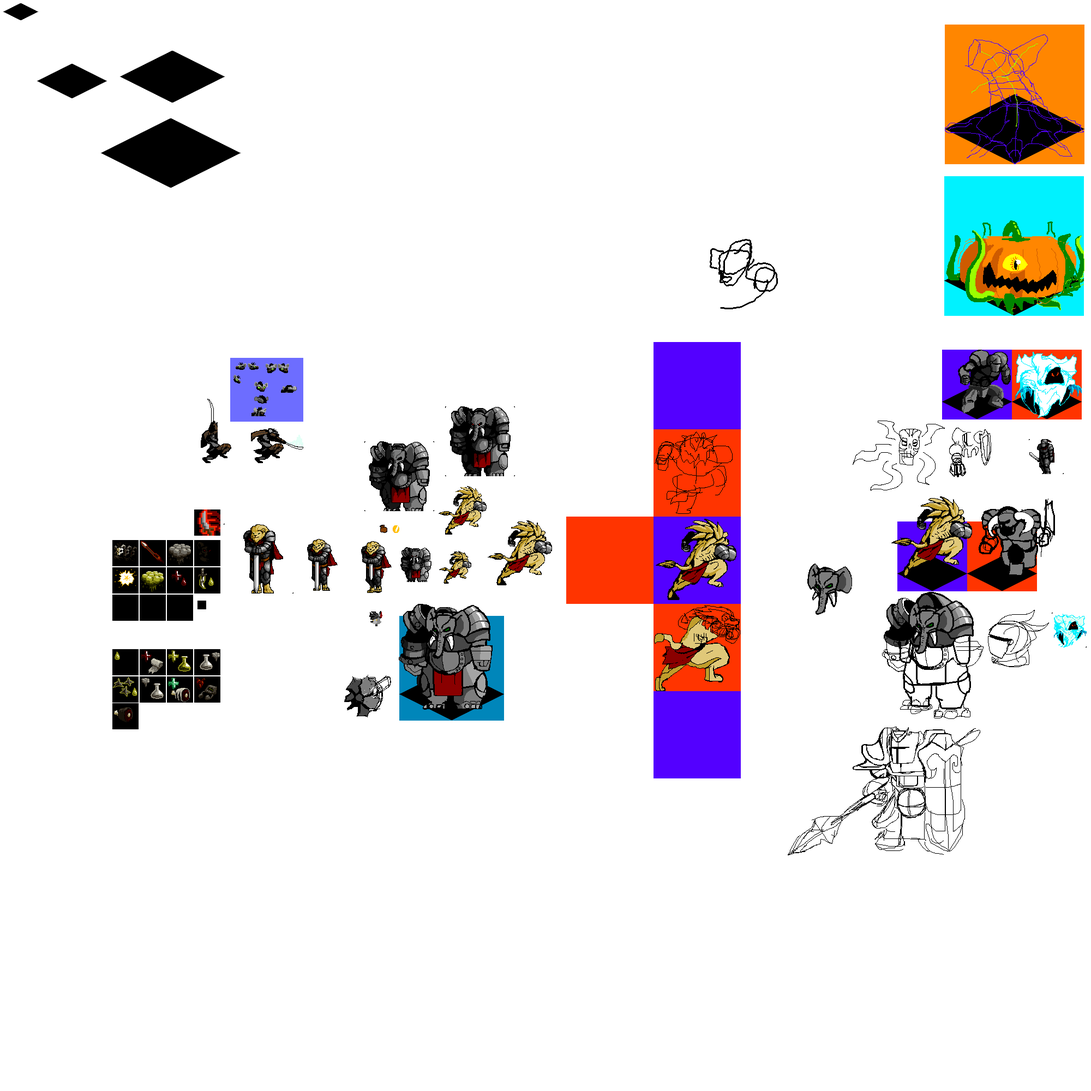
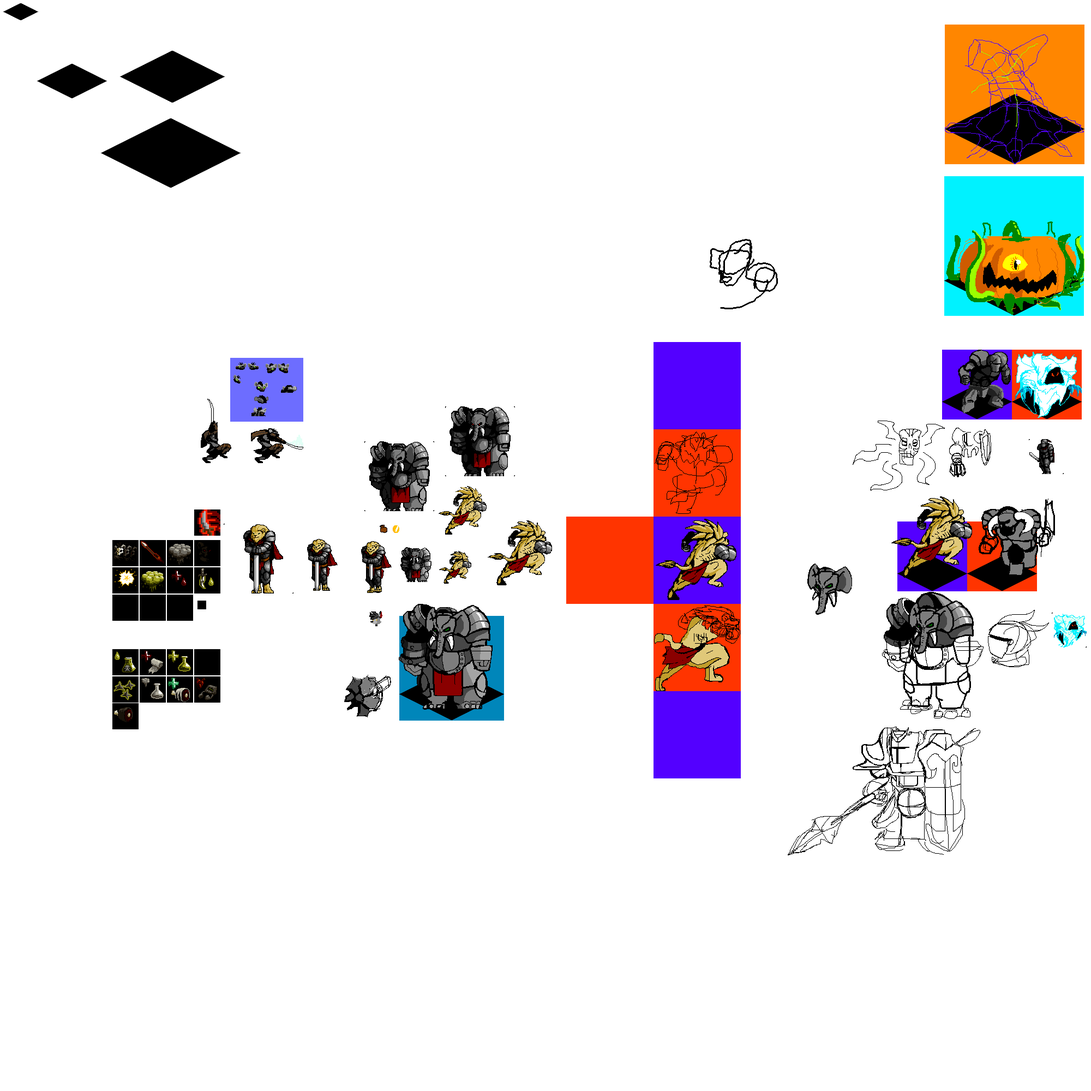
Layers edited between the first and the second 1091px x 1091px image:
painted on "New Layer" over [112,652,220,701]
